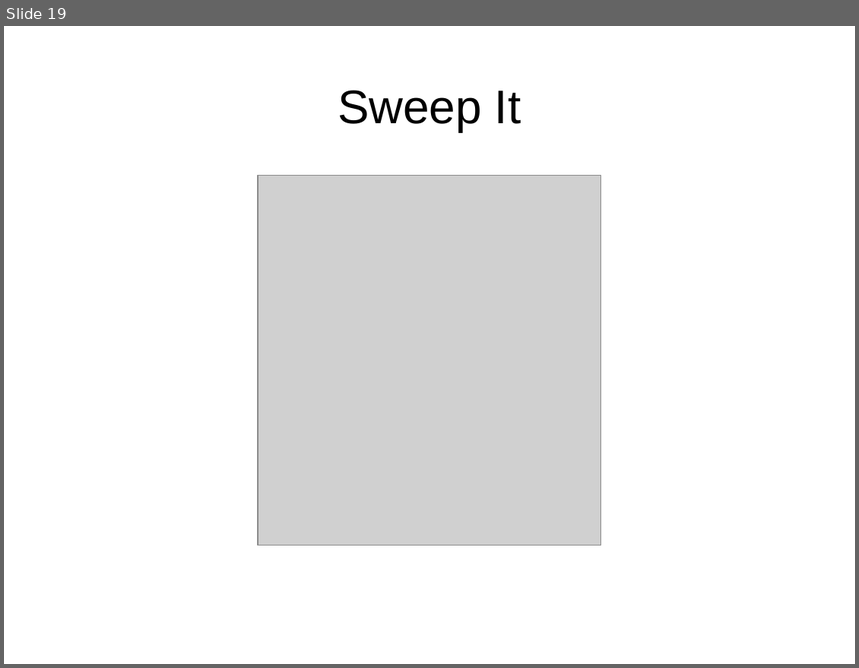
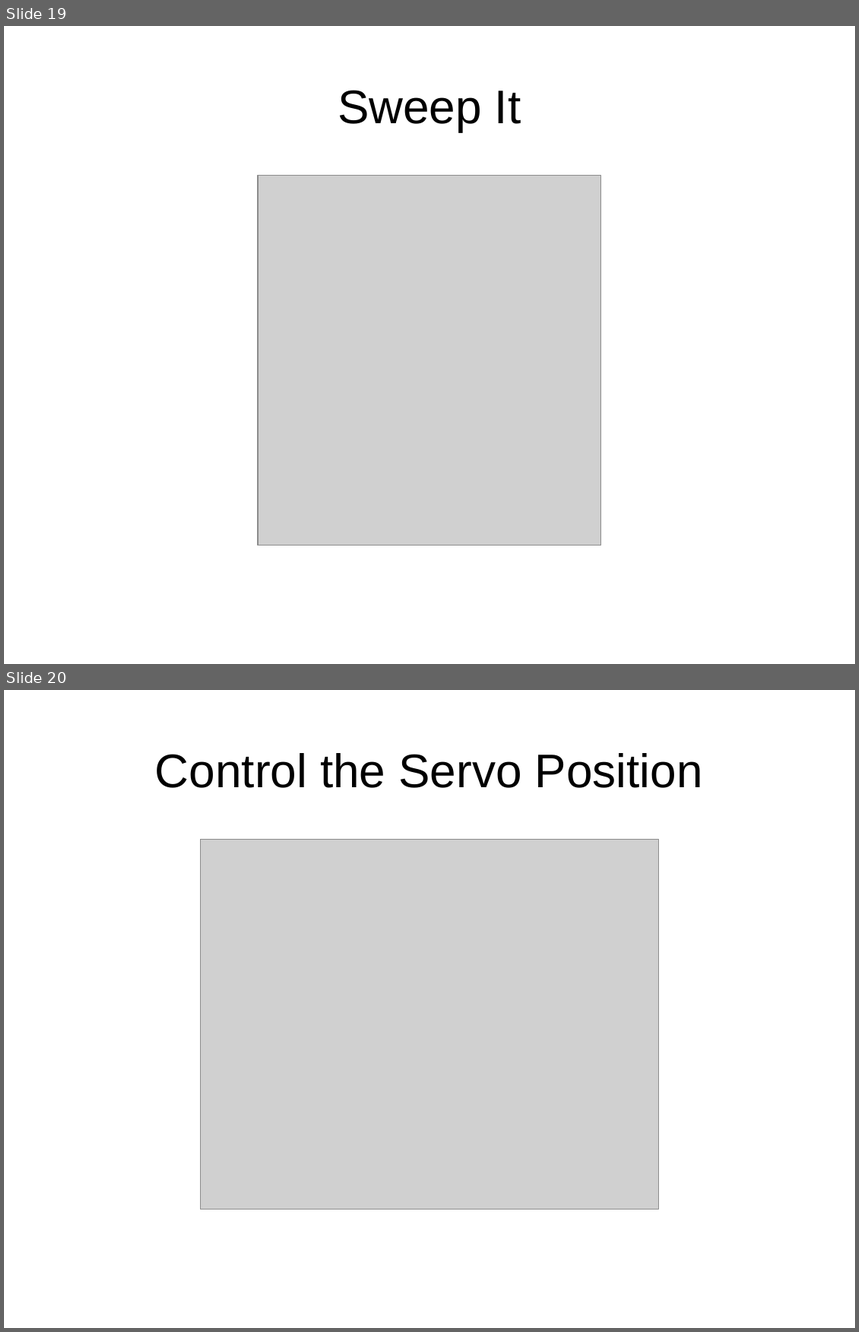
Before and after one commit to dhayanithivijayan/LearnIt, a slide deck: Arduino/DayThree.odp. Shown one above the other, each under a label of ours: slide 19 before the commit, slides 19 and 20 after it. The pictures are 859x668 and 859x1332 pixels, drawn with LibreOffice and Linux fonts; fonts in the diff are those of the drawing; grey boxes stand for pictures. Boxes give left, top, right and bottom in pixels: in the first picture for what was removed or moved away, otherwise in the second. Text is boxed around its words. In the diff, an @@ line names an element or a change of style, - is before the commit and + after.

Commit message:
servo completed

```diff
--- a/Arduino/DayThree.odp
+++ b/Arduino/DayThree.odp
@@ slide 20 added at <box>4,690,855,1328</box>, background #FFFFFF @@
@@ title added at <box>155,753,703,788</box>, 44 pt, text #000000 @@
+Control the Servo Position
@@ picture added at <box>200,839,658,1209</box> @@
```
Also in this commit, not shown: 1 other slide added, 5 other files.
